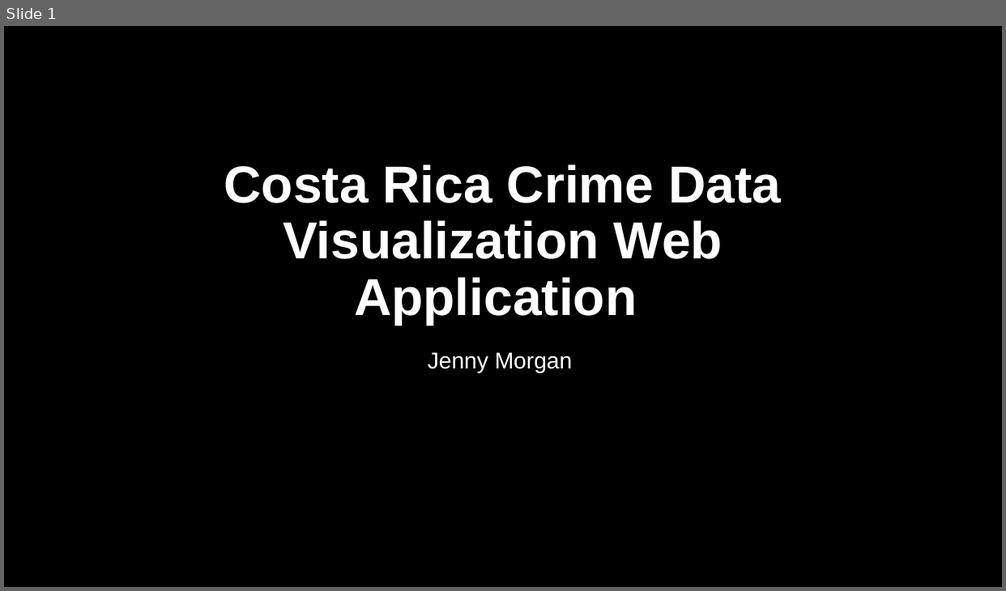
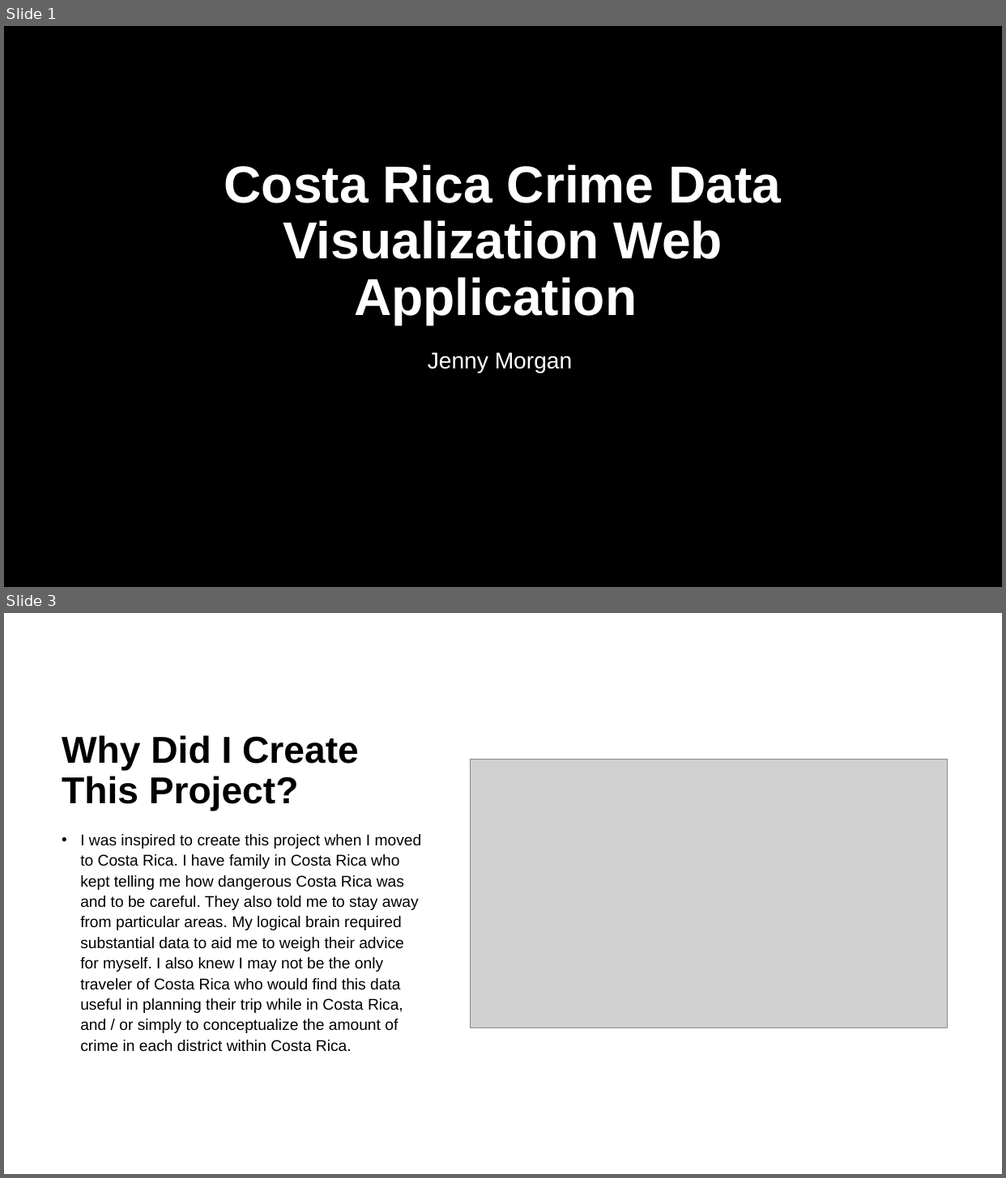
Before and after one commit to jennymorganryan/Crime-in-Costa-Rica, a slide deck: Costa RIca Crime Data Visualization Web Application.pptx. Shown one above the other, each under a label of ours: slide 1 before the commit, slides 1 and 3 after it; the slides between them are not shown. The pictures are 1006x591 and 1006x1178 pixels, drawn with LibreOffice and Linux fonts; fonts in the diff are those of the drawing; grey boxes stand for pictures; background and template pictures are left out. Boxes give left, top, right and bottom in pixels: in the first picture for what was removed or moved away, otherwise in the second. Text is boxed around its words. In the diff, an @@ line names an element or a change of style, - is before the commit and + after.

```diff
--- a/Costa RIca Crime Data Visualization Web Application.pptx
+++ b/Costa RIca Crime Data Visualization Web Application.pptx
@@ slide 3 added at (4, 613, 1002, 1174), background #FFFFFF @@
@@ title added at (62, 735, 359, 811), 36 pt, text #000000, bold @@
+Why Did I Create This Project?
@@ picture added at (470, 759, 948, 1028) @@
@@ text added at (80, 834, 422, 1052), 15 pt, text #000000 @@
+• I was inspired to create this project when I moved to Costa Rica. I have family in Costa Rica who kept telling me how dangerous Costa Rica was and to be careful. They also told me to stay away from particular areas. My logical brain required substantial data to aid me to weigh their advice for myself. I also knew I may not be the only traveler of Costa Rica who would find this data useful in planning their trip while in Costa Rica, and / or simply to conceptualize the amount of crime in each district within Costa Rica.
```
Also in this commit, not shown: 7 slides changed.
